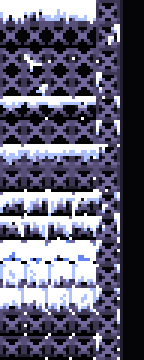
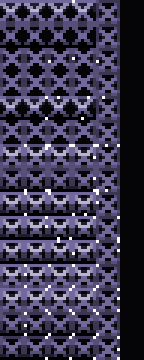
Two versions of the same layered image (144x360). Layer-by-layer changes:
hid "Pasted Layer" over bbox(0, 0, 120, 351)
painted on "Layer Group" over bbox(120, 0, 123, 360)
